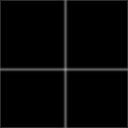
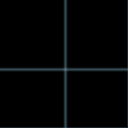
Comparing the layer stacks of the two (128, 128) images. Changes:
added layer "Layer 3" (color, 26%) above "Brightness/Contrast 1" over <box>0,0,128,128</box>
"Layer 2": opacity 37% → 30%, painted on it over <box>0,0,128,128</box>
"Layer 1 copy": opacity 100% → 73% over <box>0,0,128,128</box>
